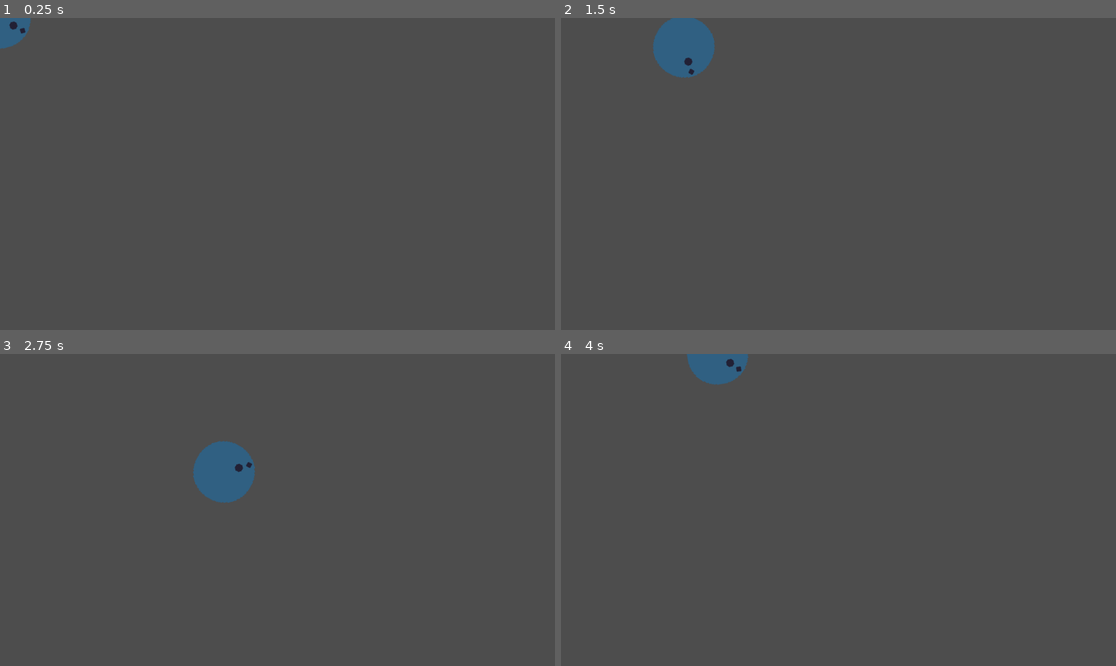
Above: before the commit, frames 1-4 (two rows, left to right).
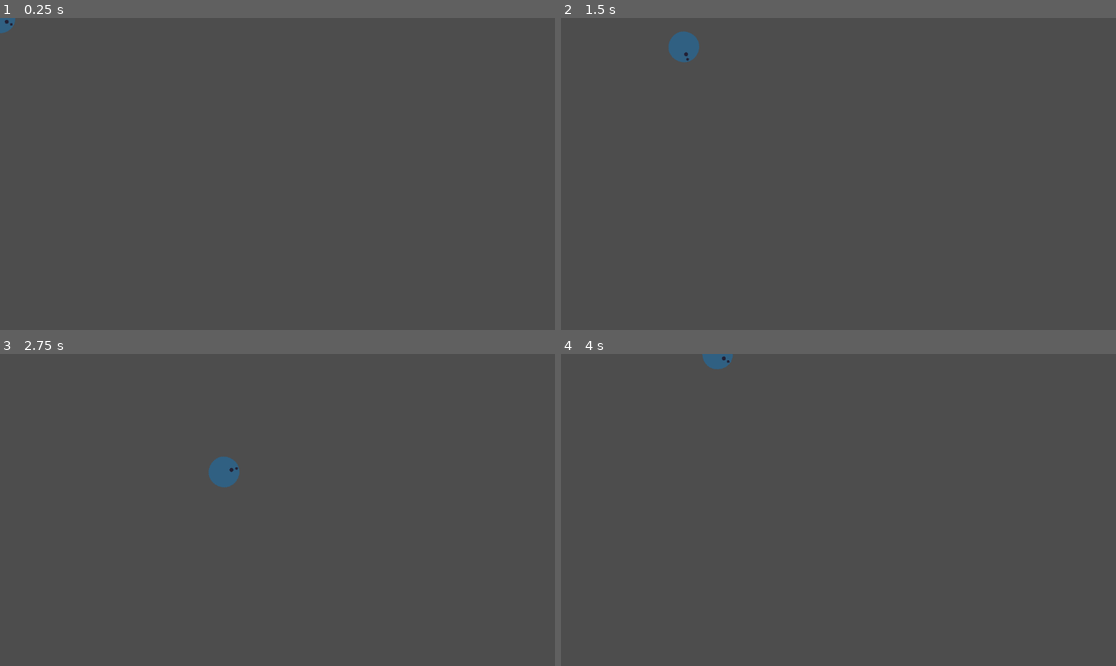
Above: after the commit, the same moments.

Repository: Frost-Legion-Studios/Polygon-Mayhem
Game: Godot game, scene res://world/world.tscn
The game is run twice, just before and just after one commit, with the same random seed, the same clock (stepped at 60 frames per second) and the same inputs.
Inputs (mouse positions are in pixels of both pictures, inside the frame that each line leads up to):
- Up to frame 1 (0.25 s): no input
- Up to frame 2 (1.5 s): tap Enter (ui_accept) at 0.5, 0.77 s; move the mouse to (960, 158) at 0.52 s; hold Right (ui_right) 0.53-1.28 s; move the mouse to (727, 189) at 1.27 s; hold Down (ui_down) from 1.28 s (still down)
- Up to frame 3 (2.75 s): tap Enter (ui_accept) at 1.52 s; move the mouse to (333, 441) at 2.02 s; release Down (ui_down) at 2.03 s; hold Right (ui_right) from 2.03 s (still down)
- Up to frame 4 (4 s): move the mouse to (810, 572) at 2.77 s; release Right (ui_right) at 2.78 s; hold Up (ui_up) 2.78-3.53 s; tap Enter (ui_accept) at 3.02, 3.77 s; move the mouse to (1005, 556) at 3.52 s; hold Left (ui_left) from 3.53 s (still down)

The runs differ from the first frame. In frame 1, 0.3% of the frame differs, in the area x 0-6%, y 0-10%; in frame 2, 1.3%; in frame 3, 1.3%, in the area x 34-46%, y 27-48%; in frame 4, 0.7%.

Commit message:
Scale sprites and collisions for player and enemies
Scale of the sprite and collision nodes for characters (player, enemy_square and enemy_triangle) has been reduced to 0.5

Diff:
--- a/enemies/enemy_square/enemy_square.tscn
+++ b/enemies/enemy_square/enemy_square.tscn
@@ -10,7 +10,9 @@
 script = ExtResource("1_4o1bb")
 
 [node name="Sprite2D" type="Sprite2D" parent="."]
+scale = Vector2(0.5, 0.5)
 texture = ExtResource("2_1ihwm")
 
 [node name="CollisionShape2D" type="CollisionShape2D" parent="."]
+scale = Vector2(0.5, 0.5)
 shape = SubResource("RectangleShape2D_w18jr")
--- a/enemies/enemy_triangle/enemy_triangle.tscn
+++ b/enemies/enemy_triangle/enemy_triangle.tscn
@@ -7,8 +7,10 @@
 script = ExtResource("1_xpeg6")
 
 [node name="Sprite2D" type="Sprite2D" parent="."]
+scale = Vector2(0.5, 0.5)
 texture = ExtResource("1_xrbw8")
 
 [node name="CollisionPolygon2D" type="CollisionPolygon2D" parent="."]
+scale = Vector2(0.5, 0.5)
 build_mode = 1
 polygon = PackedVector2Array(-64, -51, -38, -51, 40, -12, 40, 13, -38, 51, -64, 51)
--- a/player/player.tscn
+++ b/player/player.tscn
@@ -10,7 +10,9 @@
 script = ExtResource("1_6bqpg")
 
 [node name="Sprite2D" type="Sprite2D" parent="."]
+scale = Vector2(0.5, 0.5)
 texture = ExtResource("2_hrn4e")
 
 [node name="CollisionShape2D" type="CollisionShape2D" parent="."]
+scale = Vector2(0.5, 0.5)
 shape = SubResource("CircleShape2D_ax1ll")
